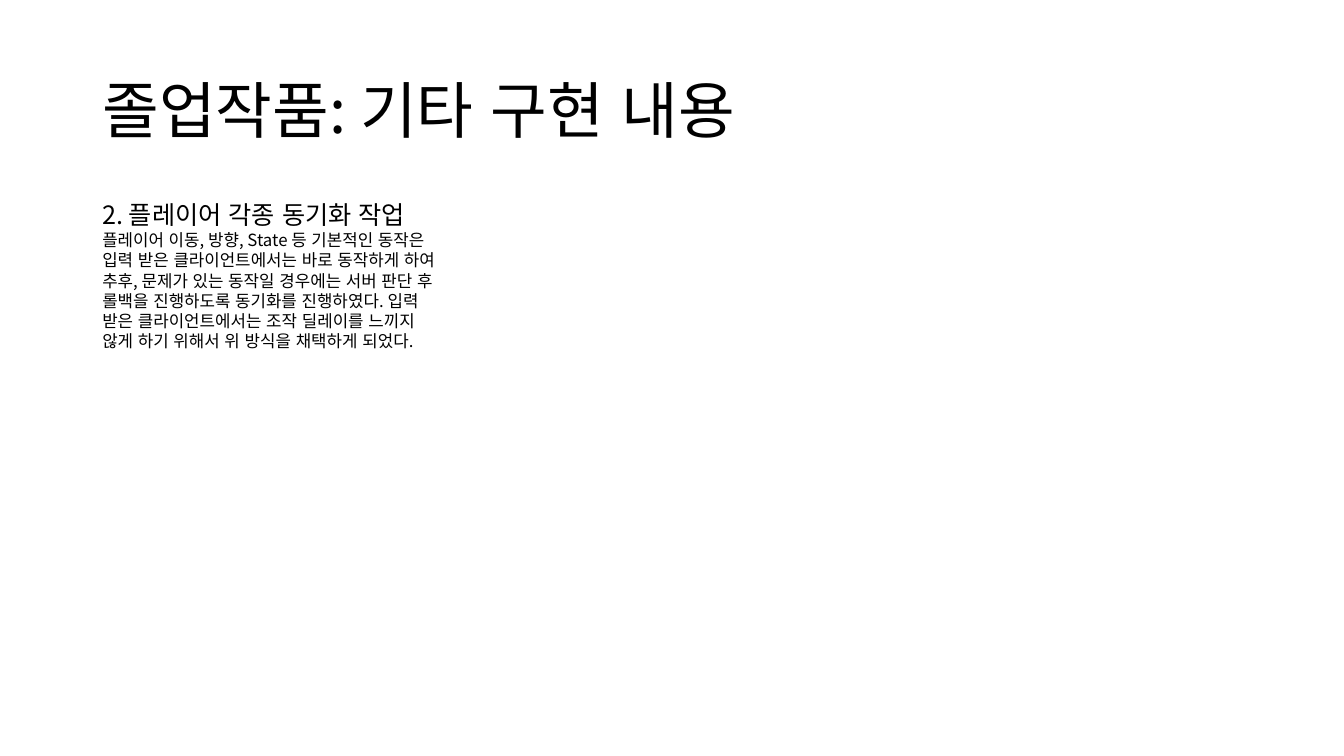
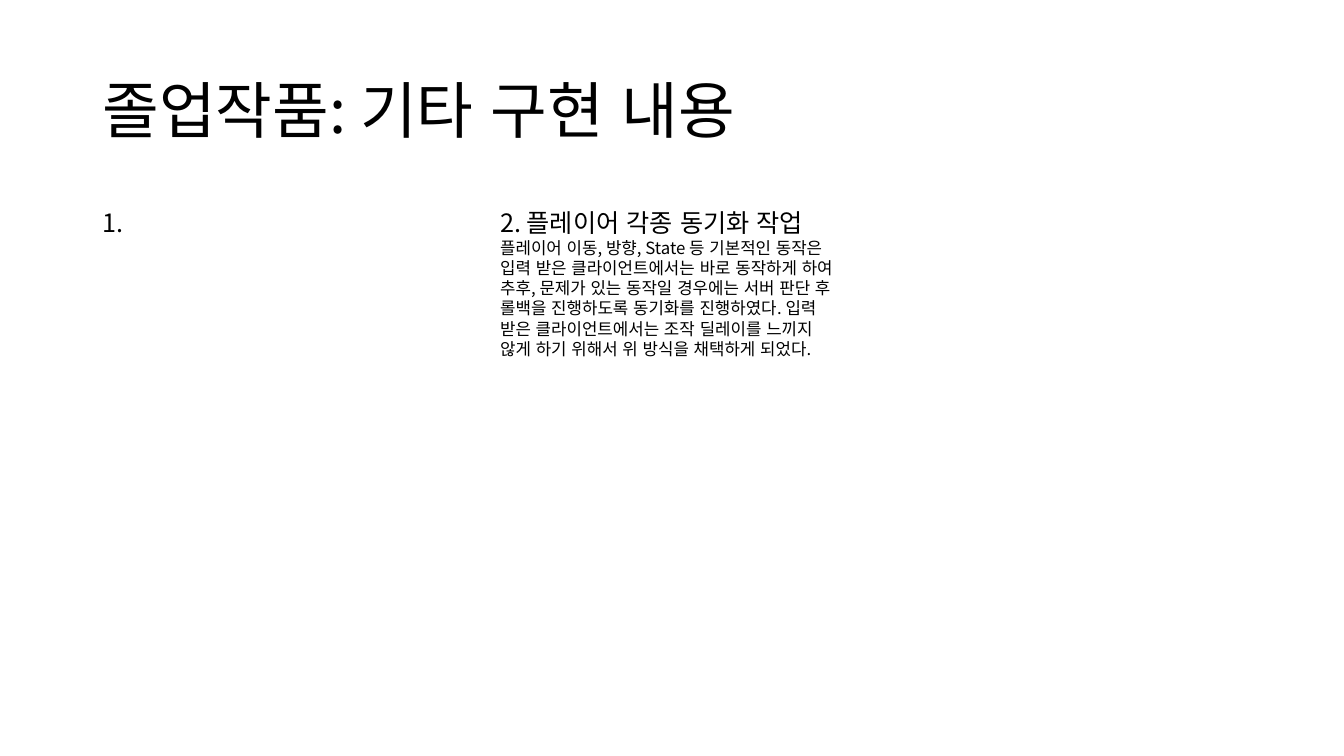
Before and after one commit to kimi5231/B1A2_project, a slide deck: slide 14 of 포트폴리오/임수영/포트폴리오.pptx (slide 11 before the commit). Drawn at 1344x756 pixels with LibreOffice and Linux fonts; fonts in the diff are those of the drawing. Boxes give left, top, right and bottom in pixels: in the first picture for what was removed or moved away, otherwise in the second. Text is boxed around its words. In the diff, an @@ line names an element or a change of style, - is before the commit and + after.

```diff
--- a/포트폴리오/임수영/포트폴리오.pptx
+++ b/포트폴리오/임수영/포트폴리오.pptx
@@ text "2. 플레이어 각종 동기화 작업": place and size @@
-text "2. 플레이어 각종 동기화 작업" at (102,203,435,349)
+text "2. 플레이어 각종 동기화 작업" at (500,211,833,357)
@@ text added at (102,213,123,233), 18 pt, text #000000 @@
+1.
```
Also in this commit, not shown: 3 other slides changed, 3 slides added, 1 other file.
